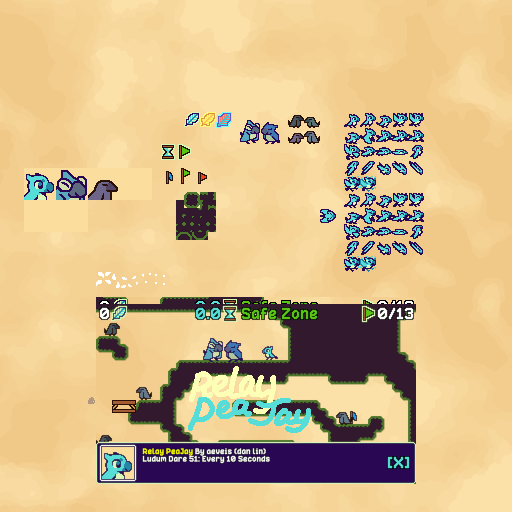
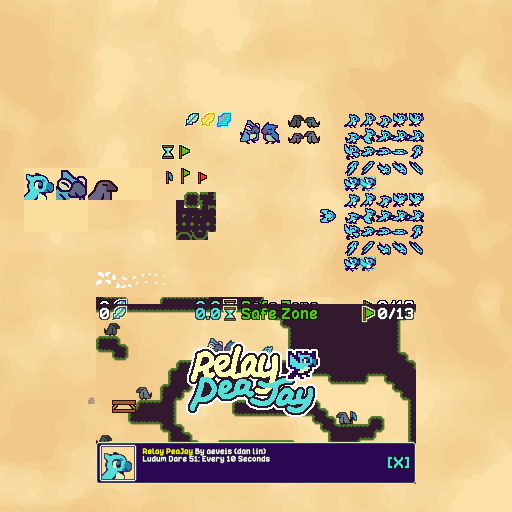
Layers edited between the first and the second 512 × 512 image:
painted on "Layer #4" over <box>186,342,320,433</box>
